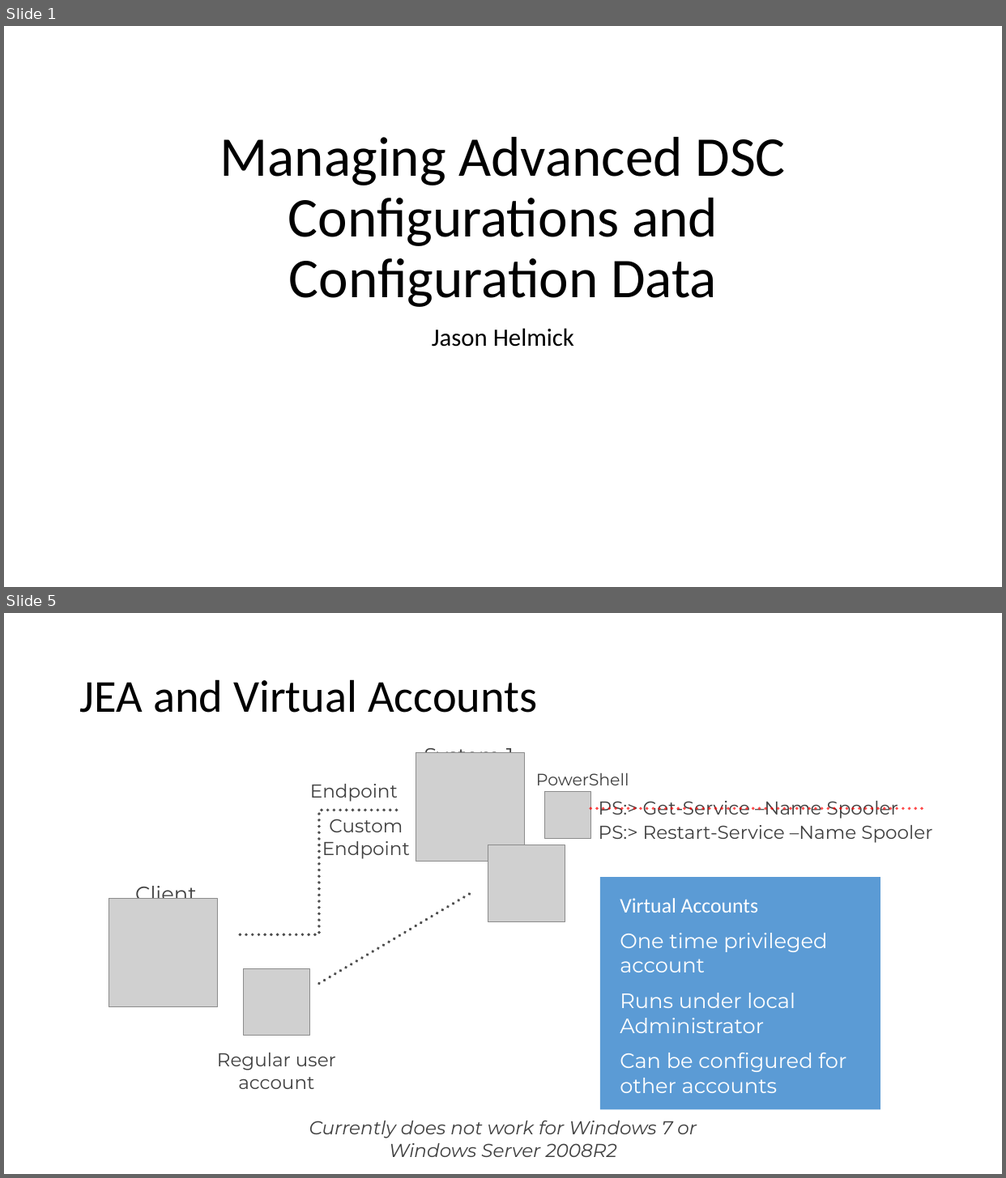
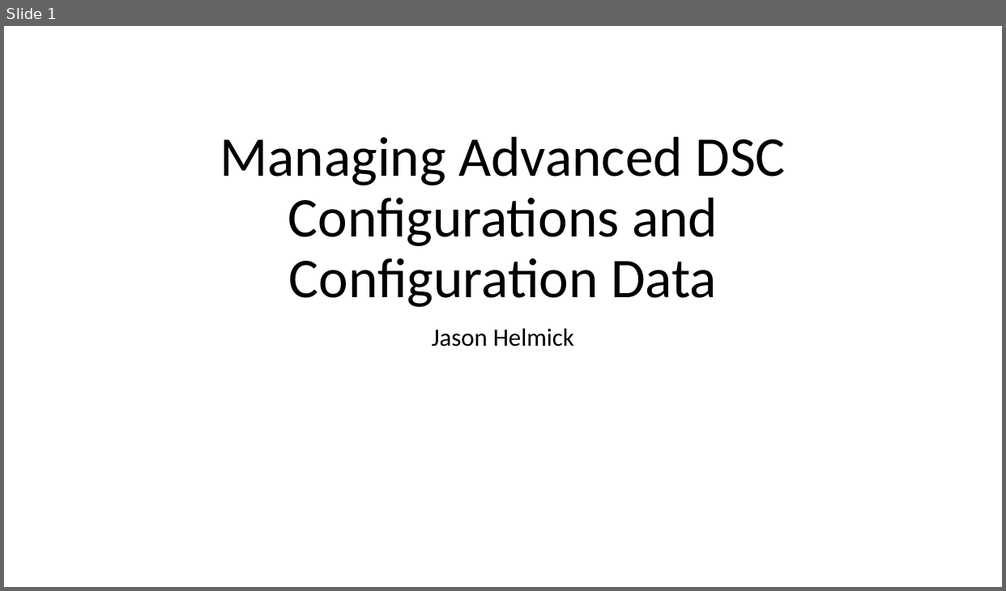
Before and after one commit to YuriySamorodov/PowerShellSummit2018, a slide deck: DSC/DSC.pptx. Shown one above the other, each under a label of ours: slides 1 and 5 before the commit, slide 1 after it; the slides between them are not shown. The pictures are 1006x1178 and 1006x591 pixels, drawn with LibreOffice and Linux fonts; fonts in the diff are those of the drawing; grey boxes stand for pictures; background and template pictures are left out. Boxes give left, top, right and bottom in pixels: in the first picture for what was removed or moved away, otherwise in the second. Text is boxed around its words. In the diff, an @@ line names an element or a change of style, - is before the commit and + after.

```diff
--- a/DSC/DSC.pptx
+++ b/DSC/DSC.pptx
@@ slide 5 removed at <box>4,613,1002,1174</box>, background #FFFFFF @@
@@ title removed at <box>80,679,537,713</box> @@
-JEA and Virtual Accounts
@@ picture removed at <box>415,753,524,862</box> @@
@@ text removed at <box>424,743,513,753</box> @@
-System 1
@@ text removed at <box>536,773,629,786</box> @@
-PowerShell
@@ text removed at <box>310,784,398,802</box> @@
-Endpoint
@@ picture removed at <box>544,791,591,838</box> @@
@@ text removed at <box>599,801,898,819</box> @@
-PS:> Get-Service –Name Spooler
@@ elbow line removed from (240, 935) to (398, 810) @@
@@ text removed at <box>322,819,410,859</box> @@
-Custom
-Endpoint
@@ line removed from (591, 808) to (923, 808) @@
@@ text removed at <box>599,825,932,843</box> @@
-PS:> Restart-Service –Name Spooler
@@ picture removed at <box>488,845,565,922</box> @@
@@ rectangle removed at <box>601,877,880,1110</box> @@
-  Virtual Accounts
-  One time privileged account
-  Runs under local Administrator
-  Can be configured for other accounts
@@ picture removed at <box>108,899,217,1007</box> @@
@@ text removed at <box>135,886,197,906</box> @@
-Client
@@ line removed from (319, 983) to (471, 894) @@
@@ picture removed at <box>244,969,310,1035</box> @@
@@ text removed at <box>217,1053,336,1089</box> @@
-Regular user account
@@ text removed at <box>309,1120,697,1157</box> @@
-Currently does not work for Windows 7 or Windows Server 2008R2
```
Also in this commit, not shown: 1 slide added, 11 other slides removed, 13 other files.
